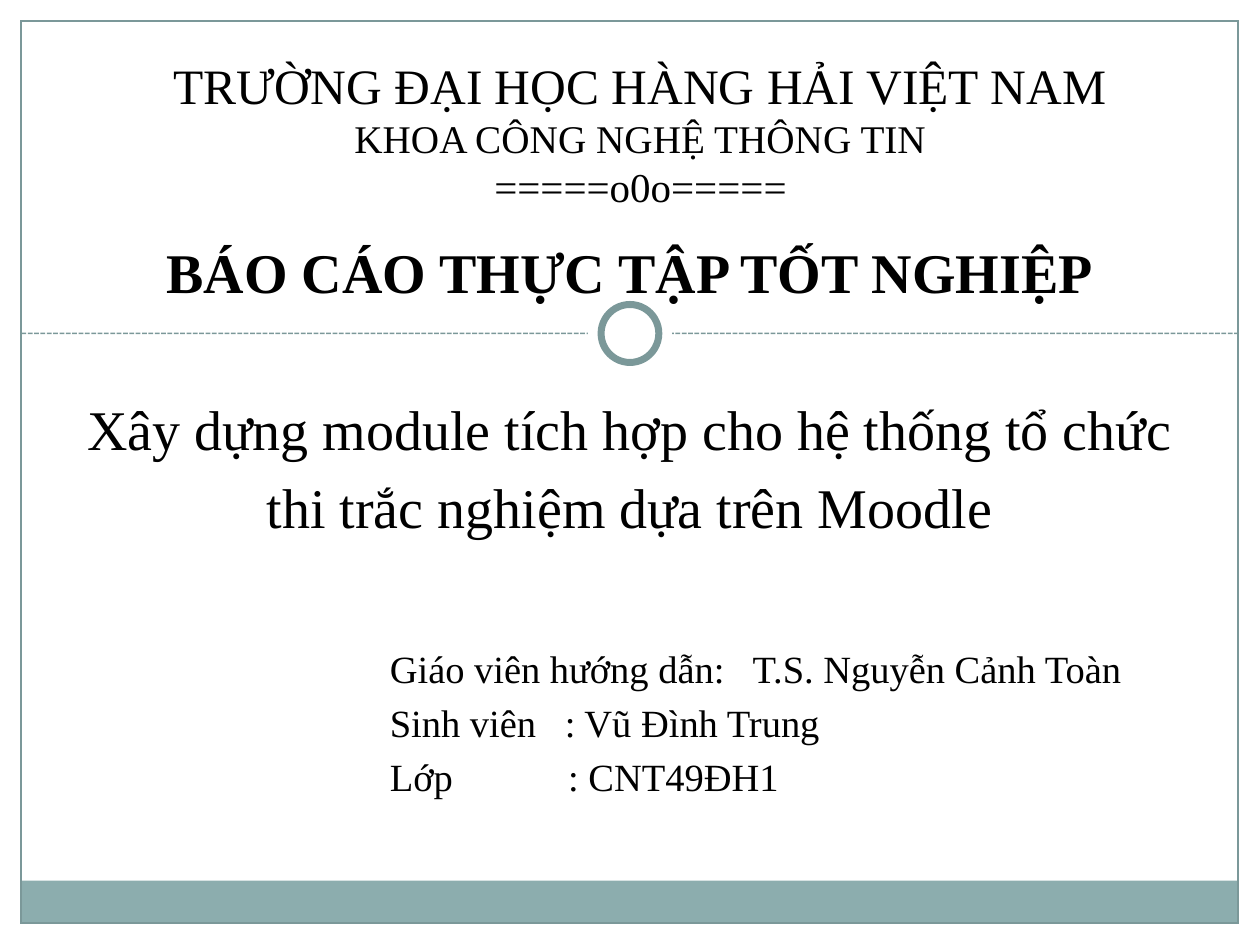
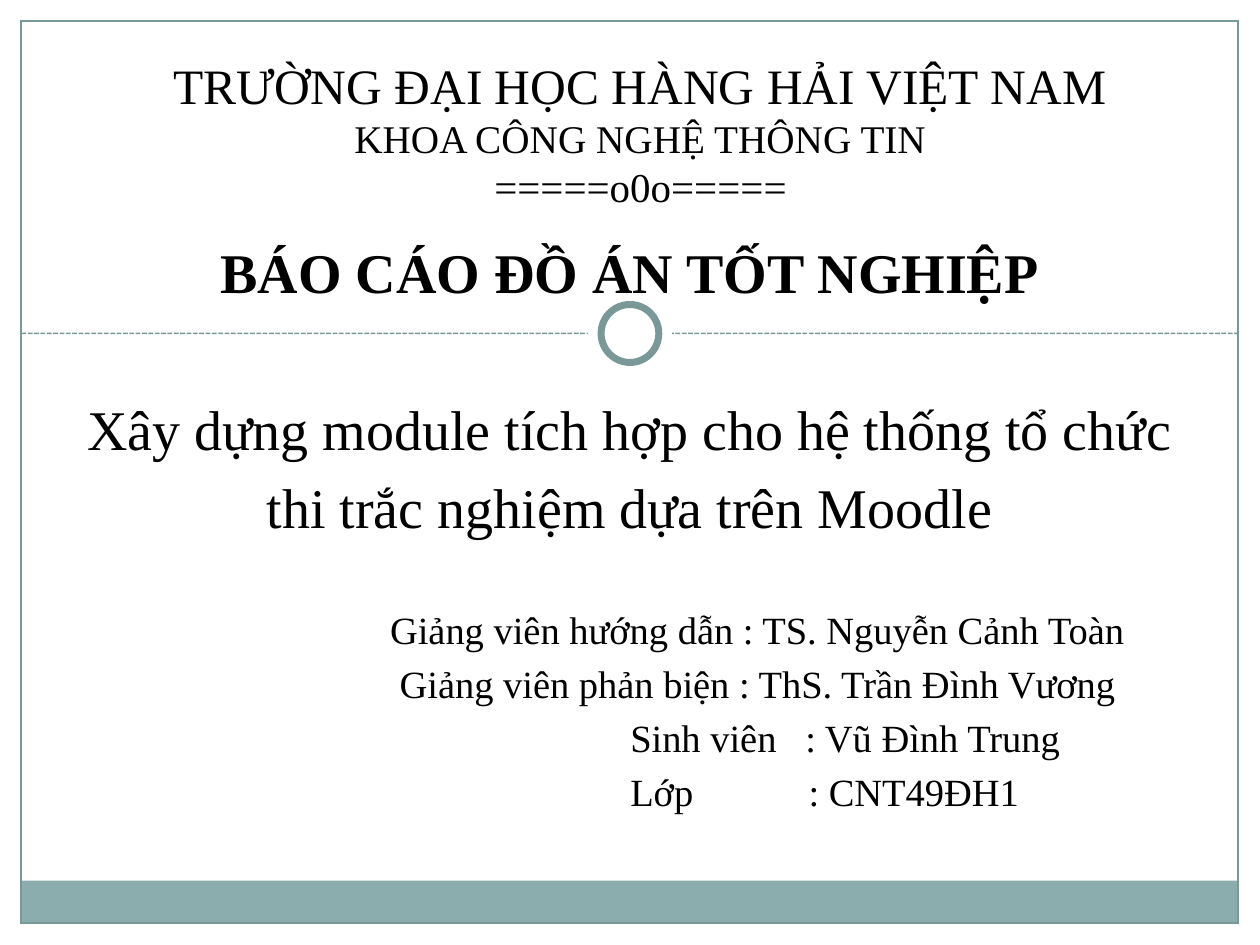
Before and after one commit to trungvdhp/cong-thong-tin-sv, a slide deck: slide 1 of BaoCao/Moodle/Reports/Vimaru-Moodle-Slide.pptx. Drawn at 1260x945 pixels with LibreOffice and Linux fonts; fonts in the diff are those of the drawing; background and template pictures are left out. Boxes give left, top, right and bottom in pixels: in the first picture for what was removed or moved away, otherwise in the second. Text is boxed around its words. In the diff, an @@ line names an element or a change of style, - is before the commit and + after.

```diff
--- a/BaoCao/Moodle/Reports/Vimaru-Moodle-Slide.pptx
+++ b/BaoCao/Moodle/Reports/Vimaru-Moodle-Slide.pptx
@@ text at <box>221,249,1039,303</box>: text changed @@
-BÁO CÁO THỰC TẬP TỐT NGHIỆP
+BÁO CÁO ĐỒ ÁN TỐT NGHIỆP
@@ text at <box>390,615,1124,706</box>: text changed @@
-              Giáo viên hướng dẫn: T.S. Nguyễn Cảnh Toàn
+              Giảng viên hướng dẫn : TS. Nguyễn Cảnh Toàn
+              Giảng viên phản biện : ThS. Trần Đình Vương
```
Also in this commit, not shown: 15 other slides changed, 2 slides added, 10 slides removed, 37 other files.
